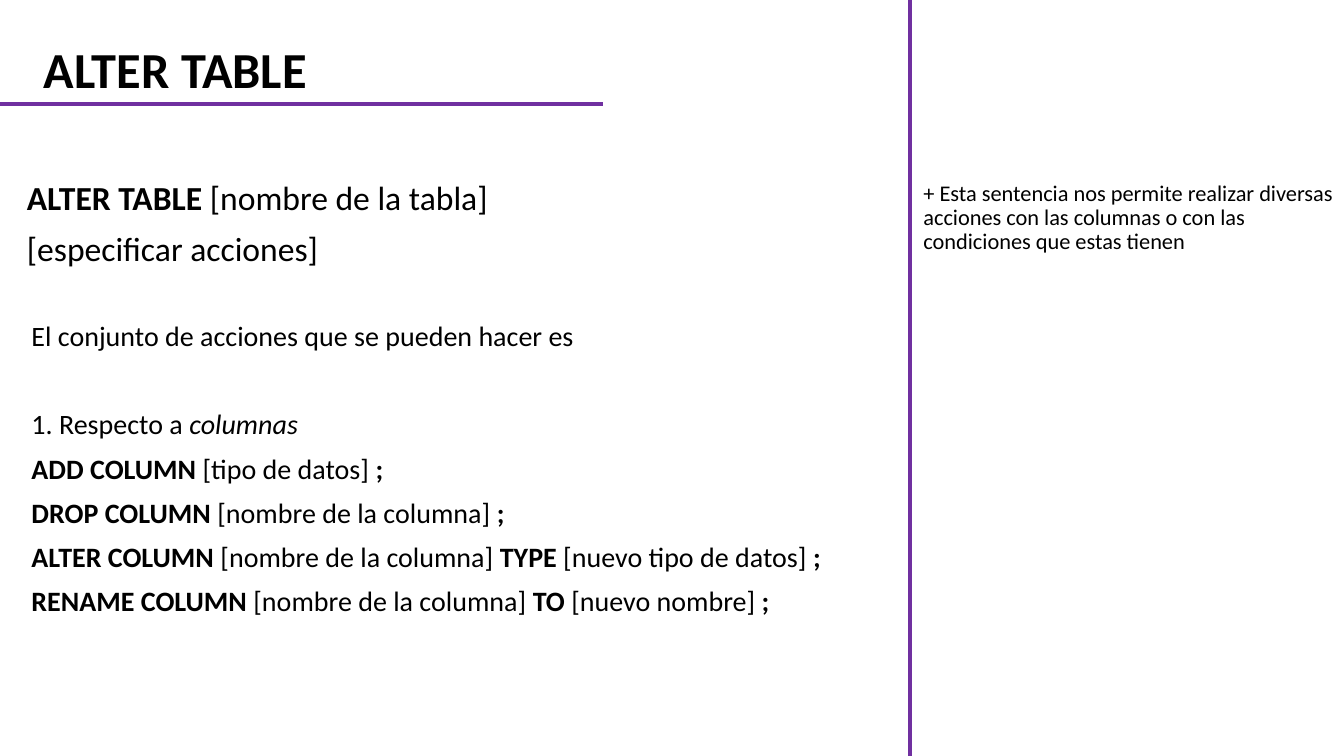
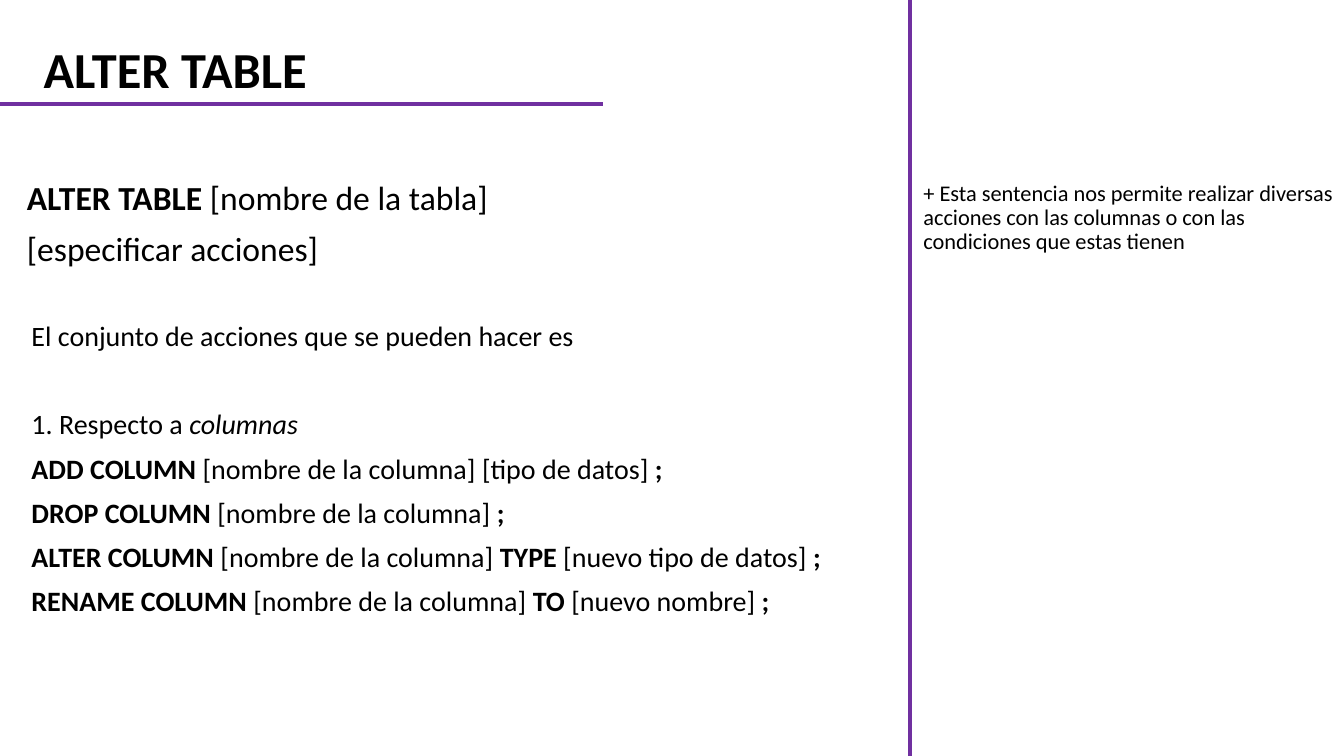
Before and after one commit to CarlosCamposs/Curso-AABD_SQL, a slide deck: slide 11 of Curso AABD-SQL (Notas).pptx. Drawn at 1344x756 pixels with LibreOffice and Linux fonts; fonts in the diff are those of the drawing. Boxes give left, top, right and bottom in pixels: in the first picture for what was removed or moved away, otherwise in the second. Text is boxed around its words. In the diff, an @@ line names an element or a change of style, - is before the commit and + after.

```diff
--- a/Curso AABD-SQL (Notas).pptx
+++ b/Curso AABD-SQL (Notas).pptx
@@ text at bbox=[31, 458, 648, 484]: text changed @@
-ADD COLUMN [tipo de datos] ;
+ADD COLUMN [nombre de la columna] [tipo de datos] ;
```
Also in this commit, not shown: 1 other slide changed, 6 slides added, 1 slide removed.
